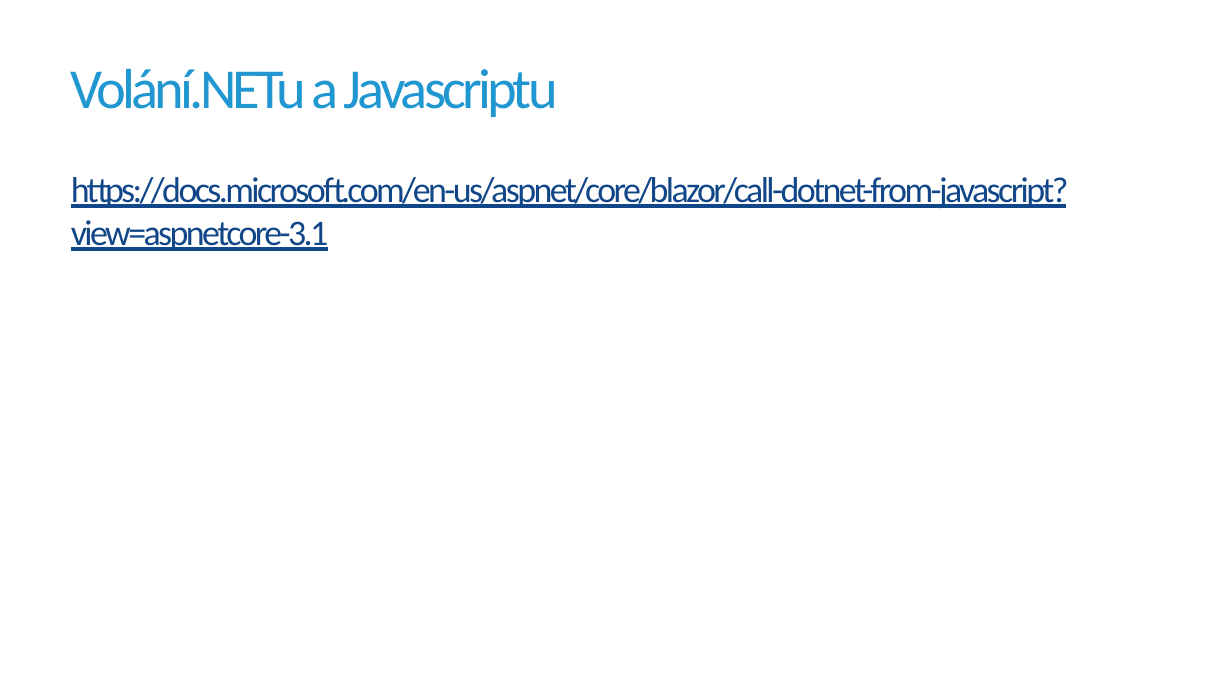
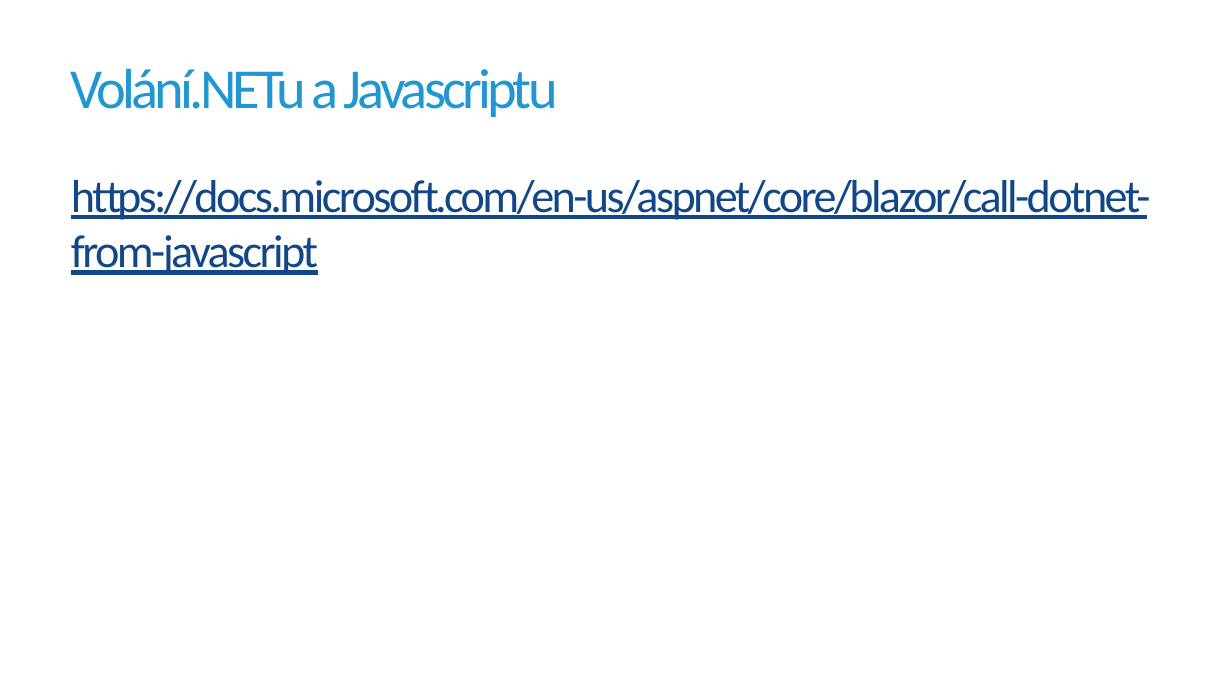
Before and after one commit to jirikanda/BlazorDemos, a slide deck: slide 6 of Presentation/05 - Blazor - Javascript Interop.pptx. Drawn at 1232x693 pixels with LibreOffice and Linux fonts; fonts in the diff are those of the drawing; background and template pictures are left out. Boxes give left, top, right and bottom in pixels: in the first picture for what was removed or moved away, otherwise in the second. Text is boxed around its words. In the diff, an @@ line names an element or a change of style, - is before the commit and + after.

```diff
--- a/Presentation/05 - Blazor - Javascript Interop.pptx
+++ b/Presentation/05 - Blazor - Javascript Interop.pptx
@@ text at (71,180,1151,275): text changed; size 28 to 36 pt @@
-https://docs.microsoft.com/en-us/aspnet/core/blazor/call-dotnet-from-javascript?view=aspnetcore-3.1
+https://docs.microsoft.com/en-us/aspnet/core/blazor/call-dotnet-from-javascript
```
Also in this commit, not shown: 1 other slide changed, 2 other files.
